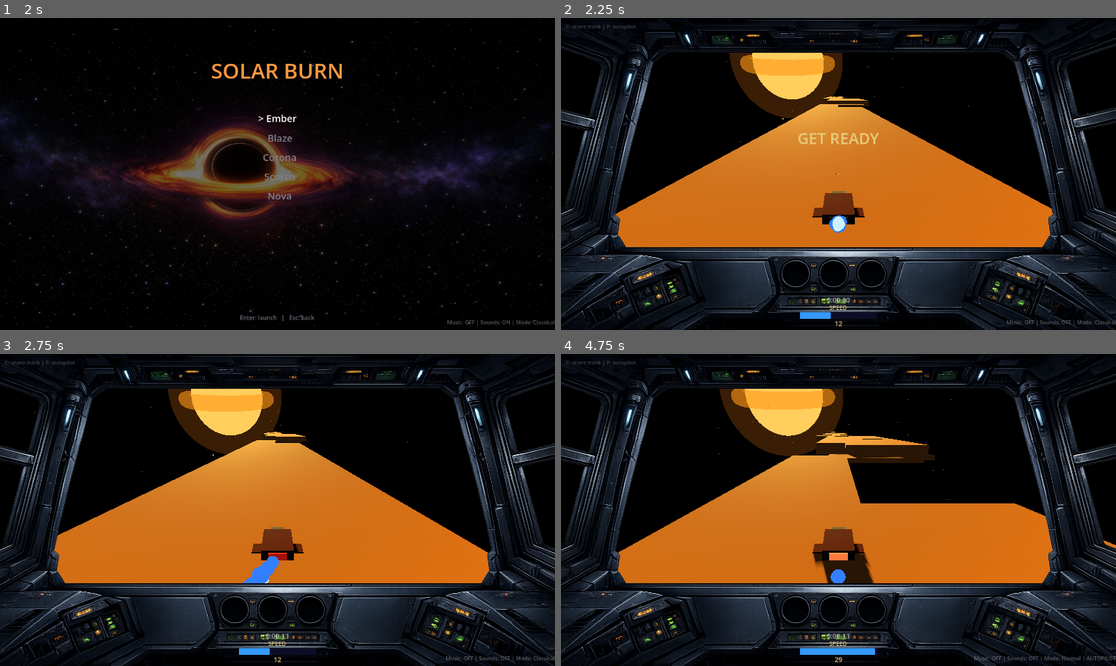
Above: before the commit, frames 1-4 (two rows, left to right).
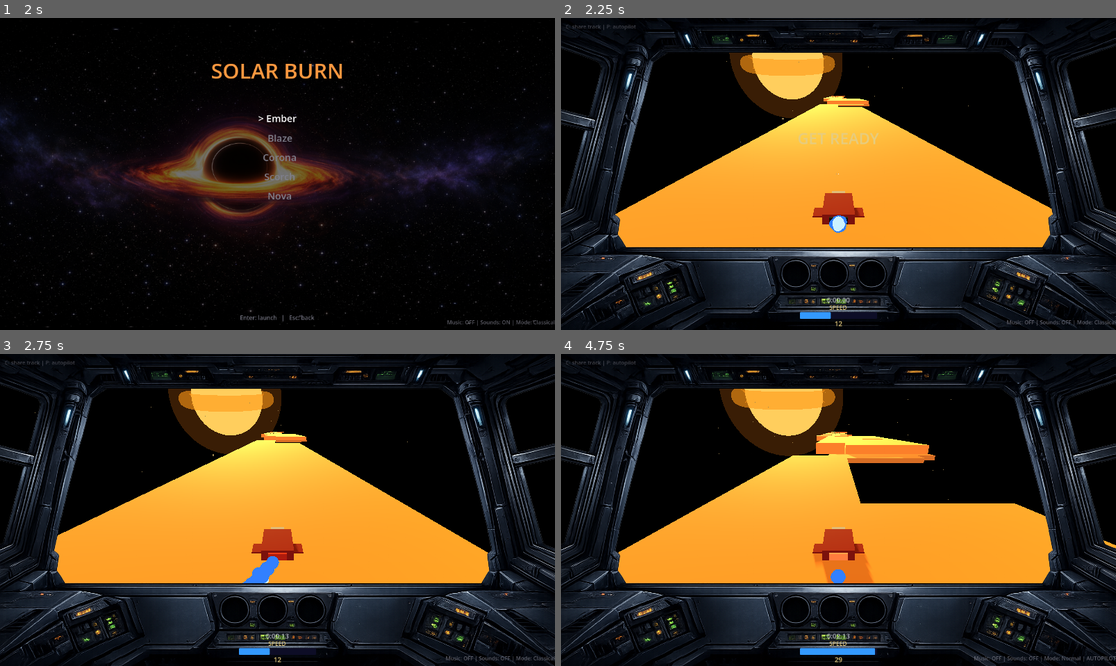
Above: after the commit, the same moments.

Repository: aleksitolvanen/gaasroads
Game: Godot game, scene res://Scenes/MainMenu.tscn
Two runs of this game, one before a commit and one after it. Both use one fixed random seed, a clock stepped at 60 frames per second and the inputs below. Sound files missing from this copy of the repository are replaced by a short silence.
Inputs:
- Up to frame 1 (2 s): tap Enter (ui_accept) at 0.5, 0.77, 1.25, 1.52 s; hold Right (ui_right) 0.53-1.28 s; hold Q 0.53-1.28 s; hold Down (ui_down) from 1.28 s (still down); tap C at 1.35 s
- Up to frame 2 (2.25 s): tap Enter (ui_accept) at 2 s; release Down (ui_down) at 2.03 s; hold Right (ui_right) from 2.03 s (still down); tap N at 2.1 s
- Up to frame 3 (2.75 s): keep holding Right (ui_right)
- Up to frame 4 (4.75 s): release Right (ui_right) at 2.78 s; hold Up (ui_up) 2.78-3.53 s; tap B at 2.85 s; tap Enter (ui_accept) at 3.02, 3.77, 4.52 s; hold Left (ui_left) from 3.53 s (still down); tap P at 3.6 s; tap V at 4.35 s

Frame 1 is identical in both runs. In frame 2, 23% of the frame differs, in the area x 9-89%, y 24-74%; in frame 3, 24%; in frame 4, 23%.

Commit message:
Light step faces: shadowless fill light, partial shadows, ambient bump
Every theme's sun sits ahead of the player, so the front face of a step
and the road before it were both near-black. A shadowless directional
fill from behind the cockpit lights those faces, sun shadows drop to 75%
opacity, and ambient rises slightly. Verified in Compatibility: the
extra directional adds zero draw calls (base-pass light loop).

Diff:
--- a/Scripts/game.gd
+++ b/Scripts/game.gd
@@ -293,16 +293,16 @@
 	match GameState.selected_group:
 		2:  # Solar - very dark ambient, sun does the work
 			env.ambient_light_color = Color(0.08, 0.06, 0.04)
-			env.ambient_light_energy = 0.3
+			env.ambient_light_energy = 0.4
 		1:  # Nebula
 			env.ambient_light_color = Color(0.12, 0.08, 0.15)
-			env.ambient_light_energy = 0.4
+			env.ambient_light_energy = 0.5
 		3:  # Dark Matter
 			env.ambient_light_color = Color(0.06, 0.1, 0.08)
-			env.ambient_light_energy = 0.3
+			env.ambient_light_energy = 0.45
 		_:  # Cosmic Highway
 			env.ambient_light_color = Color(0.08, 0.08, 0.12)
-			env.ambient_light_energy = 0.4
+			env.ambient_light_energy = 0.5
 
 	var world_env := WorldEnvironment.new()
 	world_env.environment = env
@@ -329,7 +329,31 @@
 			sun.basis = Basis.looking_at((light_target - Vector3(-30, 40, -200)).normalized())
 			sun.light_color = Color(0.8, 0.85, 1.0)
 			sun.light_energy = 1.0
+	# every theme's sun sits ahead of the player, so cast shadows land on
+	# the approach to a step; partial opacity keeps them readable
+	sun.shadow_opacity = 0.75
 	add_child(sun)
+
+	# Shadowless fill from behind the cockpit, aimed down the track: lights
+	# the front faces of steps and walls that the sun leaves black. One
+	# extra directional light with no shadow map is near-free on WebGL.
+	var fill := DirectionalLight3D.new()
+	fill.shadow_enabled = false
+	fill.basis = Basis.looking_at(Vector3(0.12, -0.3, -1.0).normalized())
+	match GameState.selected_group:
+		1:  # Nebula - cool violet against the orange ring light
+			fill.light_color = Color(0.75, 0.6, 0.9)
+			fill.light_energy = 0.5
+		2:  # Solar - warm neutral, keeps the harsh sun look
+			fill.light_color = Color(1.0, 0.85, 0.7)
+			fill.light_energy = 0.45
+		3:  # Dark Matter - pale green, the dimmest theme needs the most
+			fill.light_color = Color(0.55, 0.85, 0.7)
+			fill.light_energy = 0.6
+		_:  # Cosmic Highway
+			fill.light_color = Color(0.8, 0.85, 1.0)
+			fill.light_energy = 0.45
+	add_child(fill)
 
 	match GameState.selected_group:
 		1:
